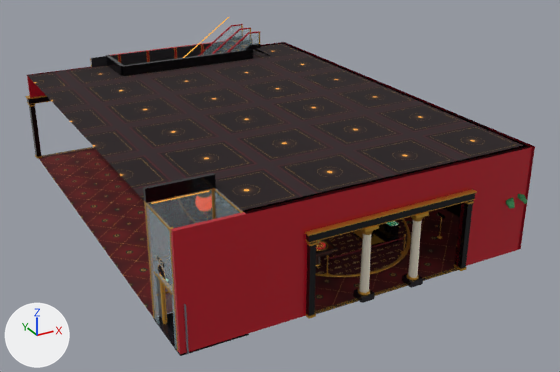
The glTF model tools/paquet_essai/casino_minuit/decor/zone-R-PIT.glb: old version first, new version second.
The view is the same before and after, from a 50 mm lens placed at (9.3, -36.0, 18.2), pointed at (28.1, -1.8, 1.2). Arrows for +X, +Y and +Z are at lower left; the lights stay in place. The older version comes first. Where no turn or scale is listed for an object, it has been applied to the vertices.

Names of what the first picture shows: 'static', 'static.001', 'static.002', 'static.003', 'static.006', 'static.008' and 7 more.
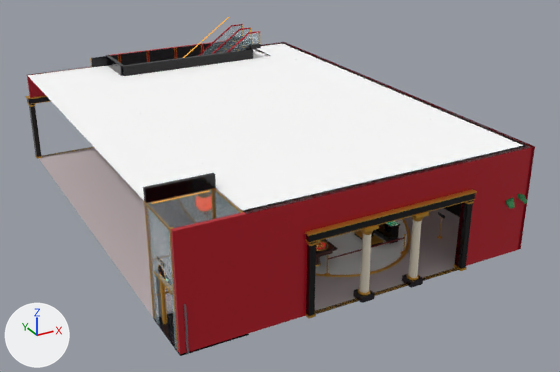
Boxes [x1, y1, x2, y2] around the edits, measured in the pictures (560 x 372 px):
'static.001', surface changed (lighter)
    both: [27, 42, 531, 214]
'static', surface changed (red to grey)
    both: [39, 148, 460, 316]
'static.003', surface changed
    both: [219, 191, 407, 275]

Edits to the bpy script that builds the scene:
```text
Add img_matiere_png:
    img_matiere_png = load_image('matiere.png', 'tex/matiere.png', 1, 1, 'sRGB')
Change mat_c_moquettea_pit:
    where n3 = _N.new('ShaderNodeTexImage'); n3.name = 'Image Texture'
    n3.image: img_d16417aaae39077a_png -> img_matiere_png
Change mat_da_plafondbas:
    mat_da_plafondbas.texture: img_9be791e16c2f94d6_png -> img_matiere_png
Change mat_da_moquetteb:
    mat_da_moquetteb.texture: img_cf26ebd608637463_png -> img_matiere_png
```
